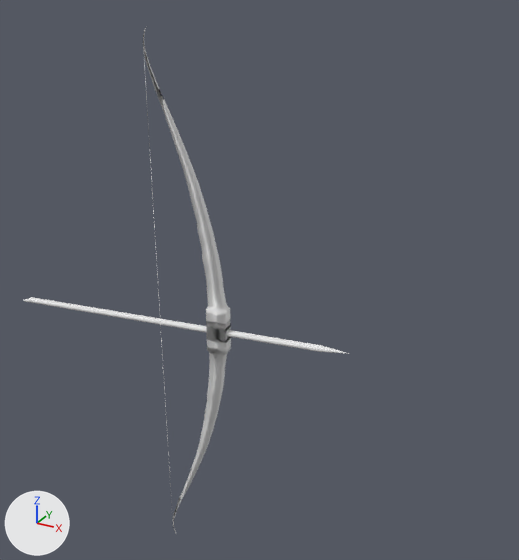
A saved change to the FBX model Folder_ProyectoFinal/Assets/Models/ArrowItem/BowAndArrow.fbx.
Both versions are drawn from a camera (50 mm lens) standing at (7.24, -16.61, 7.69) and looking at (-0.51, -2.51, 0.64). Arrows for +X, +Y and +Z are at lower left; the lights stay in place.
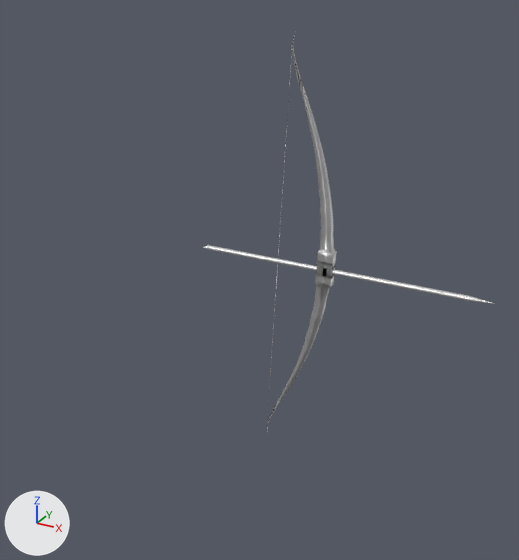
The edits, one by one:
In material 'Material.001' (mat_material_001), metallic goes from 0.0 to 1.0.
Object 'Cylinder.001' (ob_cylinder_001) moves from (1.94, -5.05, 0.69) to (3.69, 0.11, 0.08).
Object 'Cylinder.001' (ob_cylinder_001) turns from (94, -0.7, -88) to (90, -0.6, -89) degrees about x, y and z.
Object 'Cube' (ob_cube) moves from (-0.05, -5.14, 0.61) to (0.1, 0.11, 0.11).
Object 'Cube' (ob_cube) turns from (0, 0, 7.6) to (0.4, 3.3, 6.1) degrees about x, y and z.

Where the change shows, as pixel boxes [x1, y1, x2, y2] in the pictures (519 x 560 px):
'Cube', surface changed, moved, turned: before [143, 26, 231, 533]; after [267, 32, 337, 434]
'Cylinder.001', moved, turned: before [24, 297, 350, 354]; after [203, 245, 495, 304]
